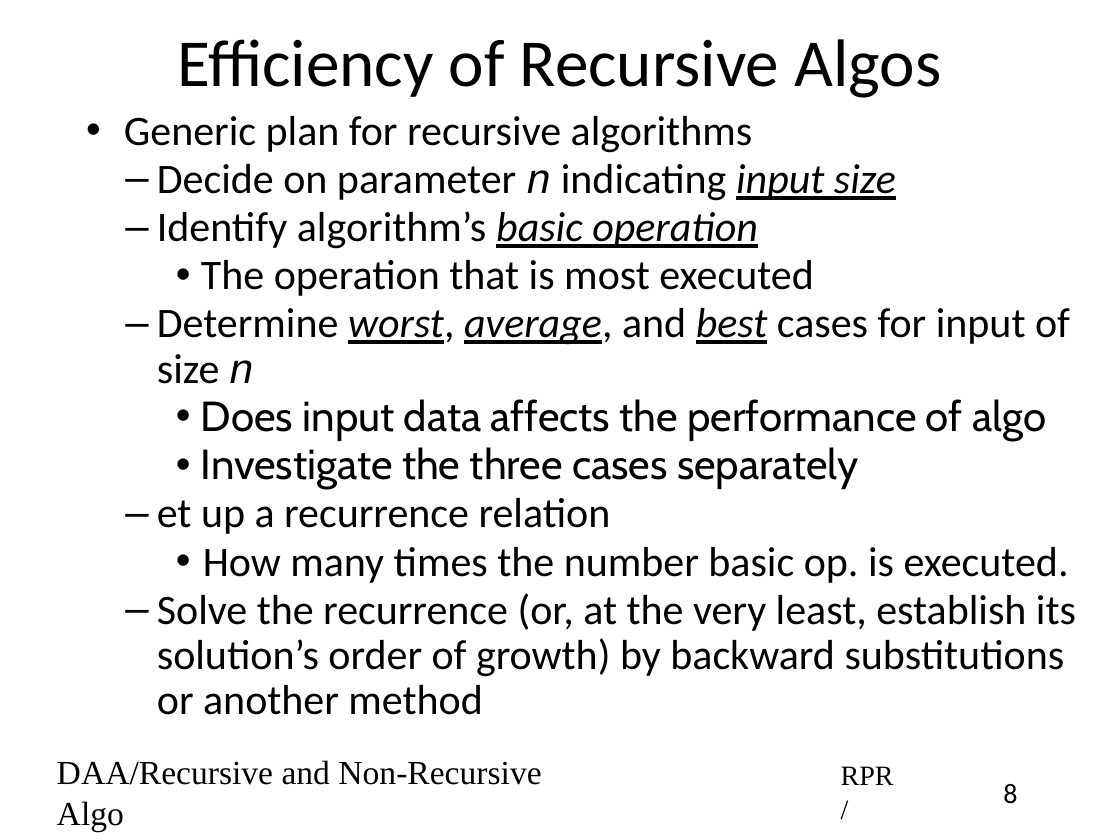
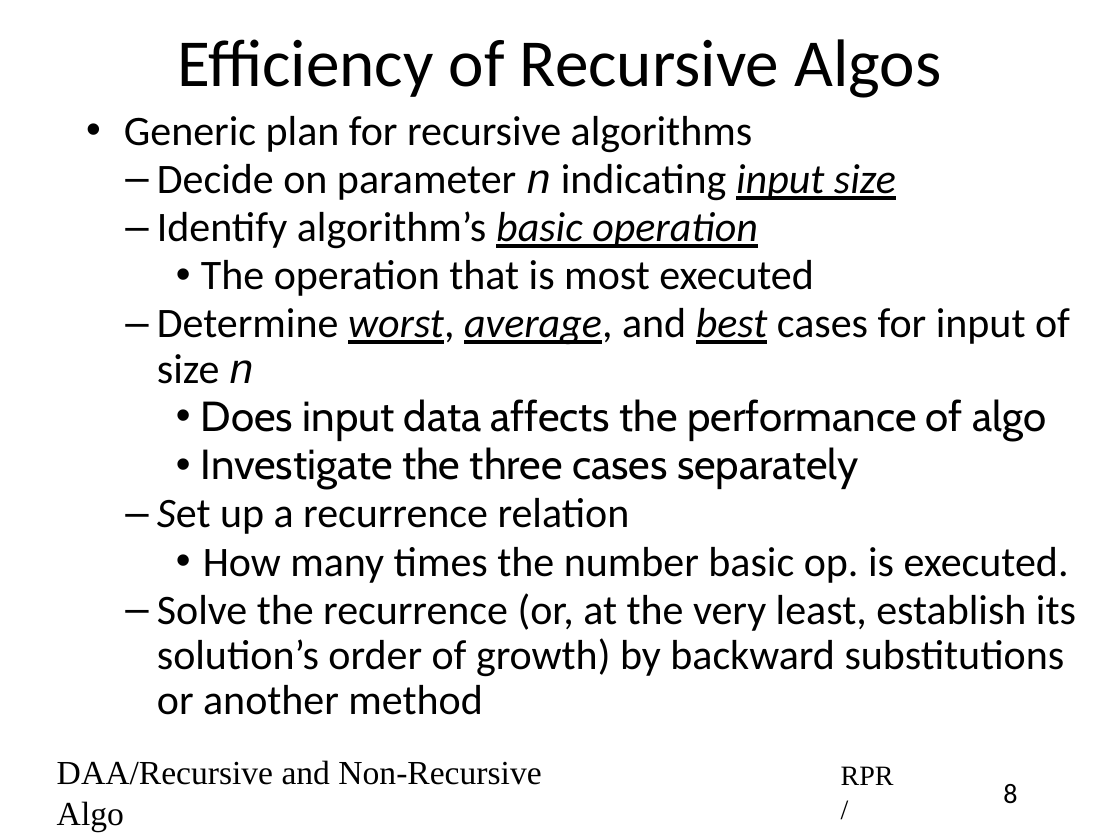
Before and after one commit to rprustagi/2019-17CS43-DAA, a slide deck: slide 8 of Slides-RPR/2019-H1-DAA-L07-Recursive-NonRecursive-Efficiency.pptx. Drawn at 1120x840 pixels with LibreOffice and Linux fonts; fonts in the diff are those of the drawing. Boxes give left, top, right and bottom in pixels: in the first picture for what was removed or moved away, otherwise in the second. Text is boxed around its words. In the diff, an @@ line names an element or a change of style, - is before the commit and + after.

Commit message:
Typo errors in slides fixed

```diff
--- a/Slides-RPR/2019-H1-DAA-L07-Recursive-NonRecursive-Efficiency.pptx
+++ b/Slides-RPR/2019-H1-DAA-L07-Recursive-NonRecursive-Efficiency.pptx
@@ text at box(157, 498, 630, 534): text changed @@
-  – et up a recurrence relation
+  – Set up a recurrence relation
```
Also in this commit, not shown: 9 other slides changed, 11 other files.
